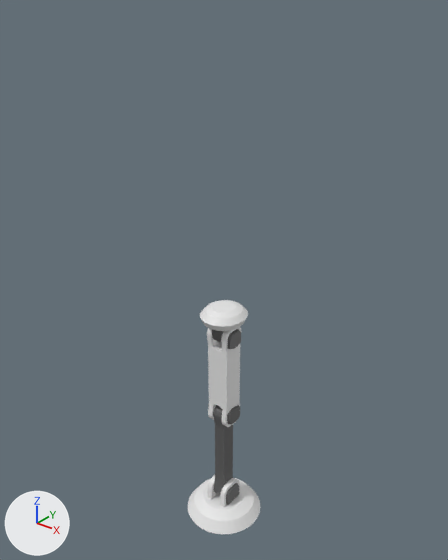
The Blender file Assets/RobotParts/PrimaryMove/SuspensionStand/SuspensionStandModel.blend: old version first, new version second.
Camera for both pictures: a 50 mm camera at (2.74, -3.43, 2.42) aimed at (-0.07, 0.08, 0.24). The axes (+X, +Y, +Z) are drawn at lower left. The lights are the same throughout.

Names of what the first picture shows: 'Bicep', 'Forearm', 'Rotator', 'Wrist'.
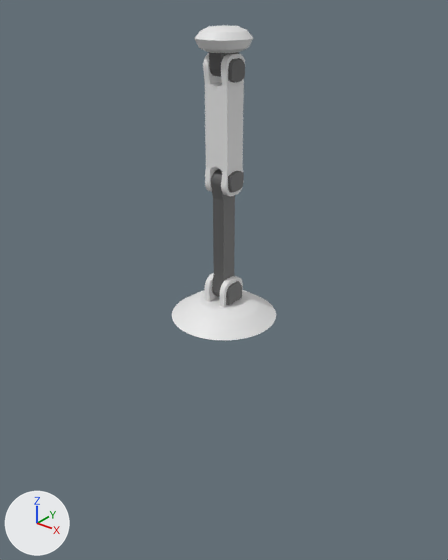
Commit message: finished immobile stand

The change, as a diff of the scene's bpy script:
```diff
--- a/Assets/RobotParts/PrimaryMove/SuspensionStand/SuspensionStandModel.blend.py
+++ b/Assets/RobotParts/PrimaryMove/SuspensionStand/SuspensionStandModel.blend.py
@@ me_cylinder @@
 me_cylinder.from_pydata(...)  # 123 vertices, 92 faces; spans x -0.347..0.0, y -0.347..0.347, z 0.009..0.341
 # used by ob_rotator; location = (0.0, 0.0, -2.092)
+# me_cylinder part 1: all 17 vertices in x -0.347..0.0, y -0.347..0.347, z 0.009 are scaled about the mesh origin by (1.21, 1.21, 1)
 me_cylinder.materials.append(mat_body)
@@ ob_rotator @@
 ob_rotator = bpy.data.objects.new('Rotator', me_cylinder)
-ob_rotator.location = (0.0, 0.0, -2.092)
+ob_rotator.location = (0.0, 0.0, -0.013)
 _m = ob_rotator.modifiers.new('Mirror', 'MIRROR')
@@ ob_bicep @@
 ob_bicep = bpy.data.objects.new('Bicep', me_cube)
-ob_bicep.location = (0.0, 0.0, -1.419)
+ob_bicep.location = (0.0, 0.0, 0.66)
@@ ob_forearm @@
 ob_forearm = bpy.data.objects.new('Forearm', me_cylinder_001)
-ob_forearm.location = (0.0, 0.0, -0.321)
+ob_forearm.location = (0.0, 0.0, 1.758)
 ob_forearm.scale = (1.0, 0.877, 0.915)
@@ ob_wrist @@
 ob_wrist = bpy.data.objects.new('Wrist', me_cylinder_002)
-ob_wrist.location = (0.0, 0.0, 0.0)
+ob_wrist.location = (0.0, 0.0, 2.079)
 ob_wrist.rotation_euler = (-3.142, 0.0, 0.0)  # degrees (-180, 0, 0)
```

What differs and where, as boxes (x1, y1, x2, y2) in the pictures (448 x 560 px; the box of a moved part takes in the faces that stretch with it):
'Forearm', moved
    before: (207, 327, 241, 427)
    after: (203, 53, 245, 196)
'Rotator', reshaped, moved (42% wider, 13% taller)
    before: (188, 475, 261, 534)
    after: (172, 273, 276, 340)
'Bicep', moved
    before: (213, 405, 233, 495)
    after: (211, 169, 235, 297)
'Wrist', moved
    before: (200, 300, 248, 343)
    after: (194, 25, 253, 77)
part 1 of me_cylinder, moved or reshaped
    before: (188, 487, 261, 534)
    after: (172, 292, 276, 340)
